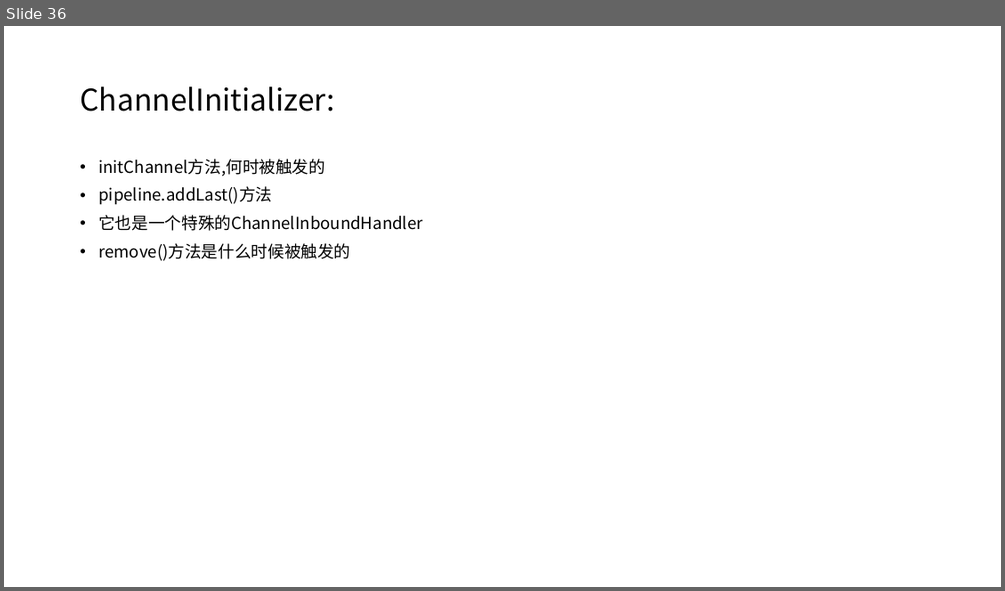
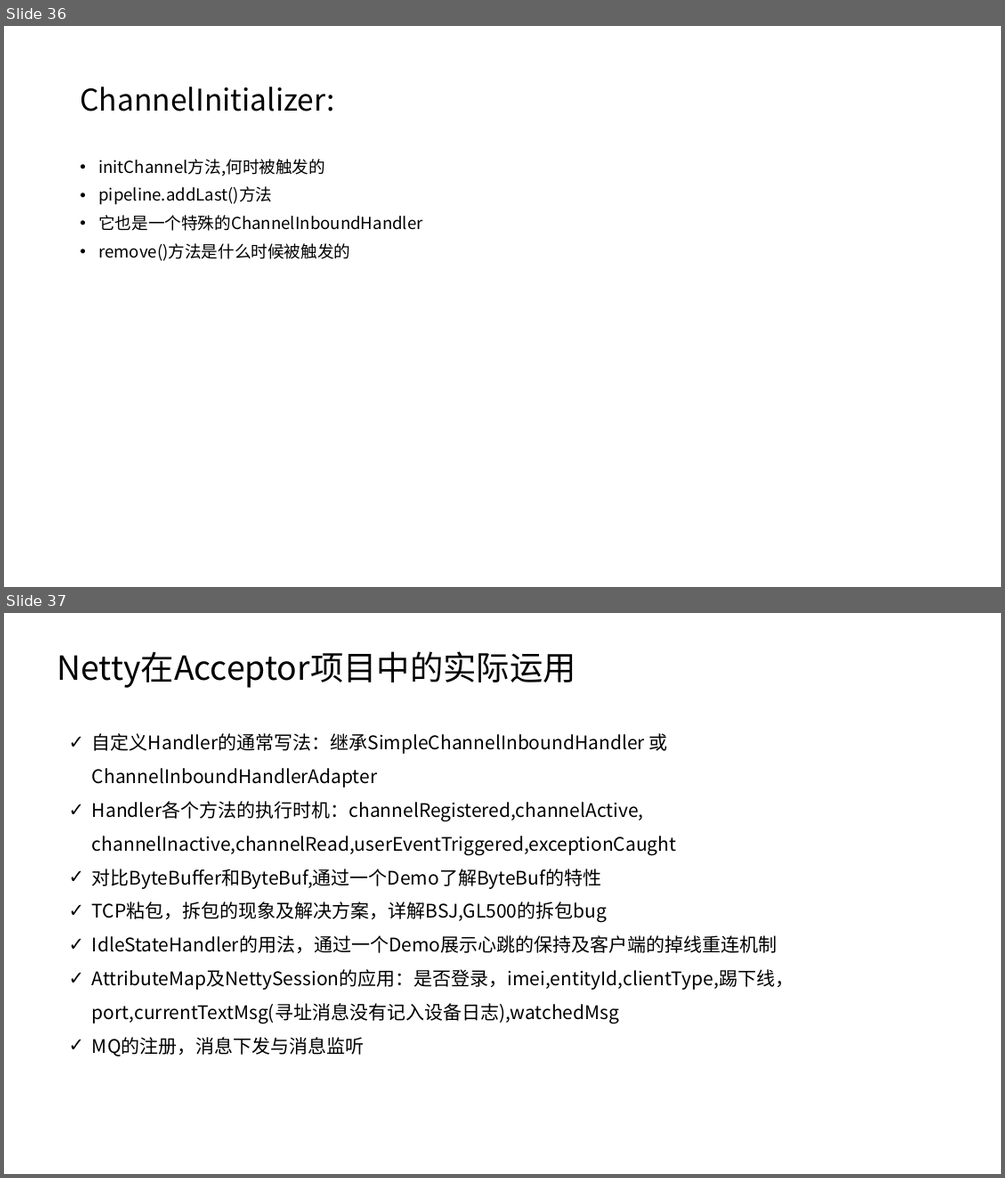
Before and after one commit to taomee517/netty-notes, a slide deck: Netty分享.pptx. Shown one above the other, each under a label of ours: slide 36 before the commit, slides 36 and 37 after it. The pictures are 1005x591 and 1005x1178 pixels, drawn with LibreOffice and Linux fonts; fonts in the diff are those of the drawing. Boxes give left, top, right and bottom in pixels: in the first picture for what was removed or moved away, otherwise in the second. Text is boxed around its words. In the diff, an @@ line names an element or a change of style, - is before the commit and + after.

```diff
--- a/Netty分享.pptx
+++ b/Netty分享.pptx
@@ slide 37 added at box(4, 613, 1001, 1174), background #FFFFFF @@
@@ text added at box(57, 651, 576, 688), 32 pt, text #000000 @@
+Netty在Acceptor项目中的实际运用
@@ text added at box(92, 733, 793, 1056), 18 pt, text #000000 @@
+✓ 自定义Handler的通常写法：继承SimpleChannelInboundHandler 或 ChannelInboundHandlerAdapter
+✓ Handler各个方法的执行时机：channelRegistered,channelActive, channelInactive,channelRead,userEventTriggered,exceptionCaught
+✓ 对比ByteBuffer和ByteBuf,通过一个Demo了解ByteBuf的特性
+✓ TCP粘包，拆包的现象及解决方案，详解BSJ,GL500的拆包bug
+✓ IdleStateHandler的用法，通过一个Demo展示心跳的保持及客户端的掉线重连机制
+✓ AttributeMap及NettySession的应用：是否登录，imei,entityId,clientType,踢下线，port,currentTextMsg(寻址消息没有记入设备日志),watchedMsg
+✓ MQ的注册，消息下发与消息监听
```
Also in this commit, not shown: 1 slide changed, 2 other slides added.
